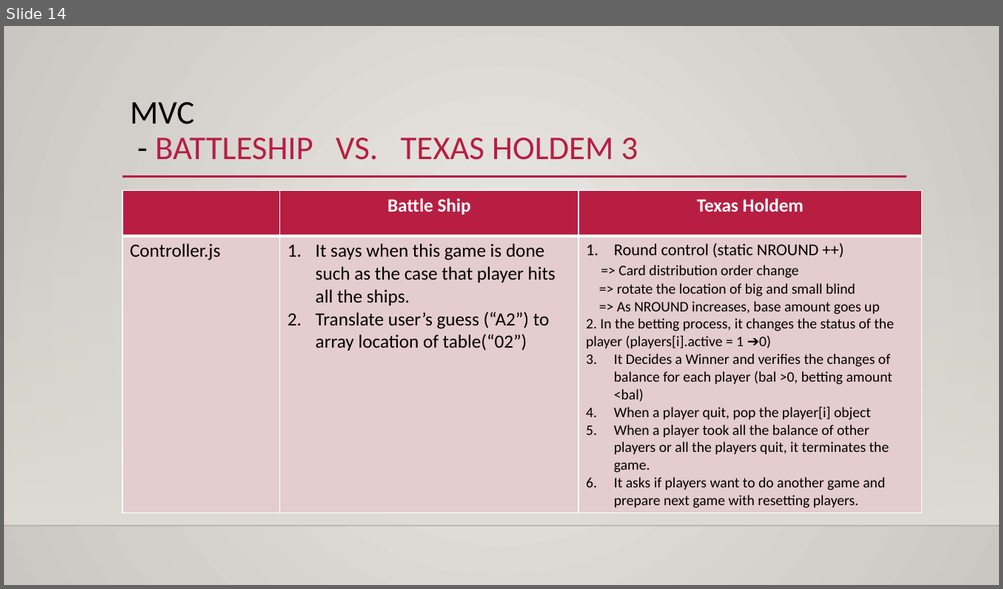
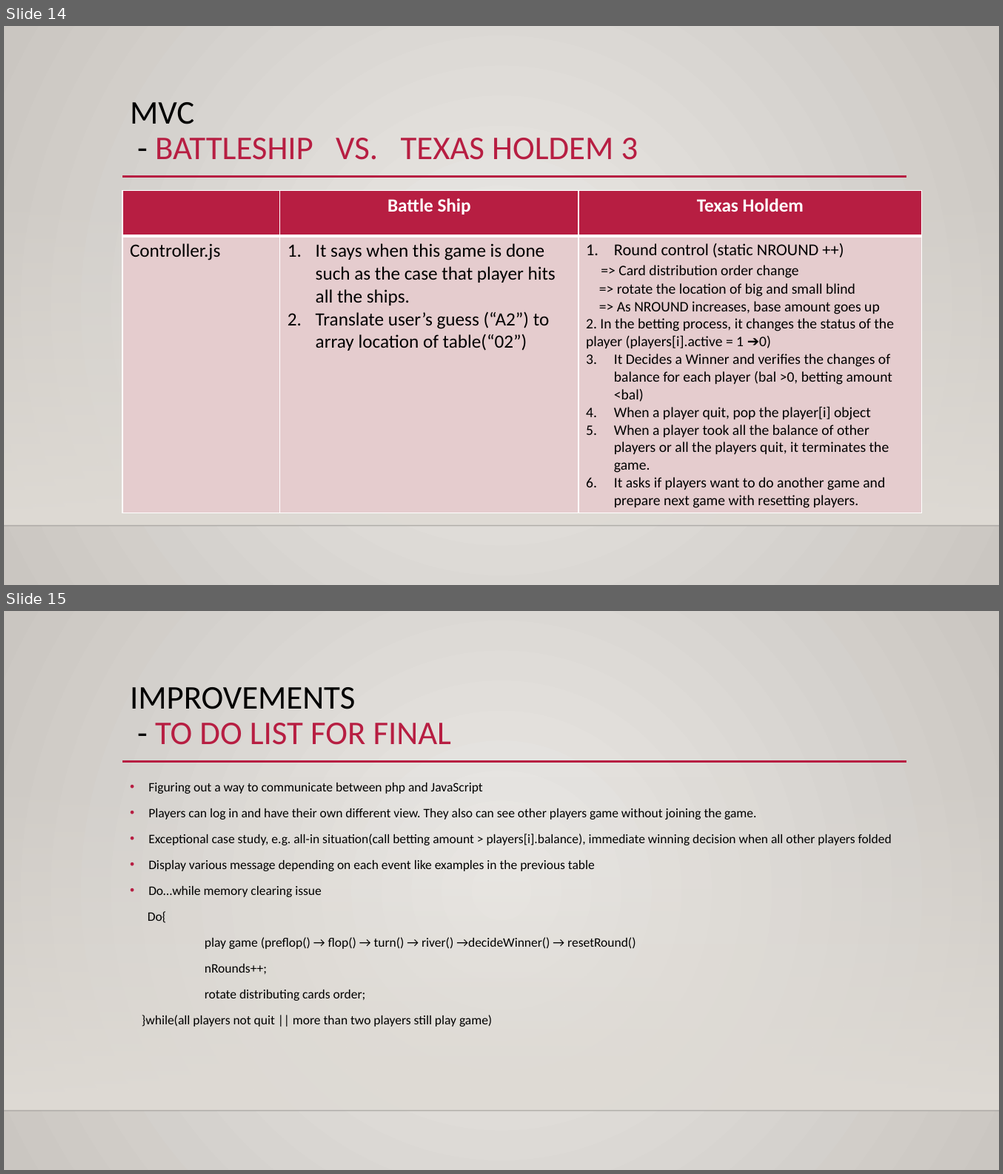
Before and after one commit to bl2746750/LeeByoungmo_CIS_17b_47697, a slide deck: Proj/Texas holdem.pptx. Shown one above the other, each under a label of ours: slide 14 before the commit, slides 14 and 15 after it. The pictures are 1003x589 and 1003x1174 pixels, drawn with LibreOffice and Linux fonts; fonts in the diff are those of the drawing; background and template pictures are left out. Boxes give left, top, right and bottom in pixels: in the first picture for what was removed or moved away, otherwise in the second. Text is boxed around its words. In the diff, an @@ line names an element or a change of style, - is before the commit and + after.

```diff
--- a/Proj/Texas holdem.pptx
+++ b/Proj/Texas holdem.pptx
@@ slide 15 added at [4, 611, 999, 1170], background gradient #ECEAE7 to #CAC7C1; not listed: 3 template elements that a slide beside it also shows @@
@@ title added at [130, 687, 451, 745], 32 pt, text #B71E42 @@
+IMPROVEMENTS
+- TO DO LIST FOR FINAL
@@ text added at [142, 783, 891, 1027], 12.5 pt, text #000000 @@
+• Figuring out a way to communicate between php and JavaScript
+• Players can log in and have their own different view. They also can see other players game without joining the game.
+• Exceptional case study, e.g. all-in situation(call betting amount > players[i].balance), immediate winning decision when all other players folded
+• Display various message depending on each event like examples in the previous table
+• Do…while memory clearing issue
+Do{
+play game (preflop() → flop() → turn() → river() →decideWinner() → resetRound()
+nRounds++;
+rotate distributing cards order;
+}while(all players not quit || more than two players still play game)
```
Also in this commit, not shown: 2 other files.
